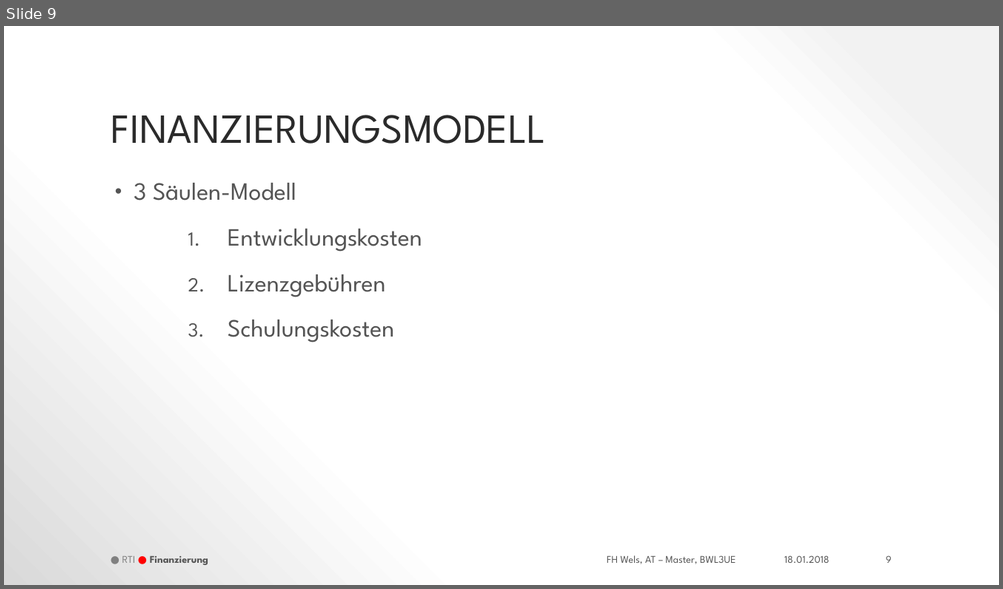
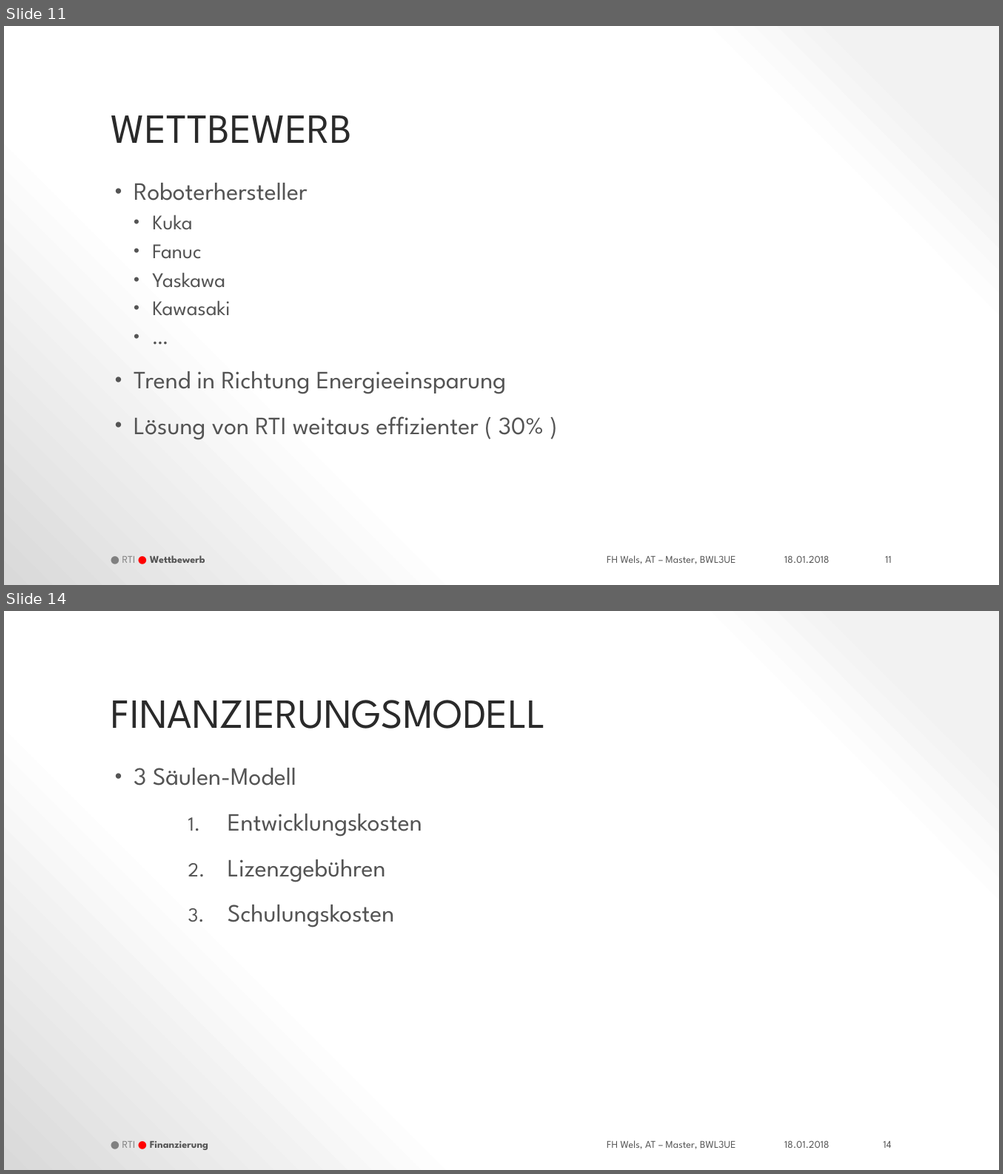
Before and after one commit to thunderbug1/BWL, a slide deck: Präsentation/RTI_Businessplan.pptx. Shown one above the other, each under a label of ours: slide 9 before the commit, slides 11 and 14 after it; the slides between them are not shown. The pictures are 1003x589 and 1003x1174 pixels, drawn with LibreOffice and Linux fonts; fonts in the diff are those of the drawing; background and template pictures are left out. Boxes give left, top, right and bottom in pixels: in the first picture for what was removed or moved away, otherwise in the second. Text is boxed around its words. In the diff, an @@ line names an element or a change of style, - is before the commit and + after.

```diff
--- a/Präsentation/RTI_Businessplan.pptx
+++ b/Präsentation/RTI_Businessplan.pptx
@@ slide 11 added at [4,26,999,585], background gradient #F2F2F2 to #FFFFFF to #D9D9D9; not listed: 1 template element that a slide beside it also shows @@
@@ title added at [111,116,352,143], 37.8 pt, text #2A2A2A @@
+WETTBEWERB
@@ text added at [134,183,543,440], 22.7 pt, text #545454 @@
+• Roboterhersteller
+  • Kuka
+  • Fanuc
+  • Yaskawa
+  • Kawasaki
+  • …
+• Trend in Richtung Energieeinsparung
+• Lösung von RTI weitaus effizienter ( 30% )
@@ text added at [122,556,205,563], 9.4 pt, text #545454, bold @@
+● RTI ● Wettbewerb
@@ text added at [784,556,829,563], 9.4 pt, text #545454 @@
+18.01.2018
@@ page number added at [885,557,891,563], 9.4 pt, text #545454 @@
+11
@@ what was slide 9 is now slide 14 @@
@@ page number at [883,1142,891,1148]: text changed @@
-9
+14
```
Also in this commit, not shown: 1 slide changed, 4 other slides added.
